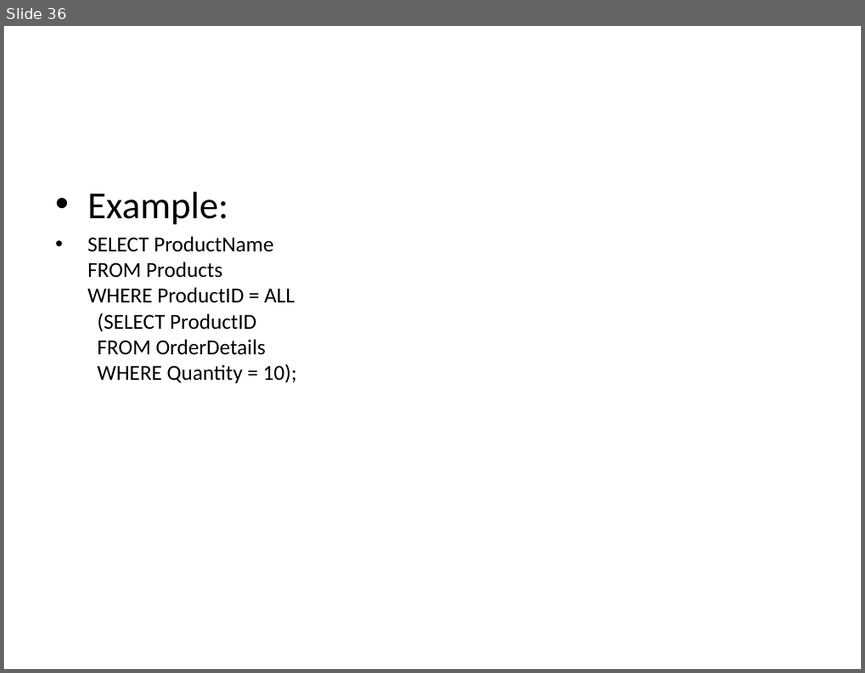
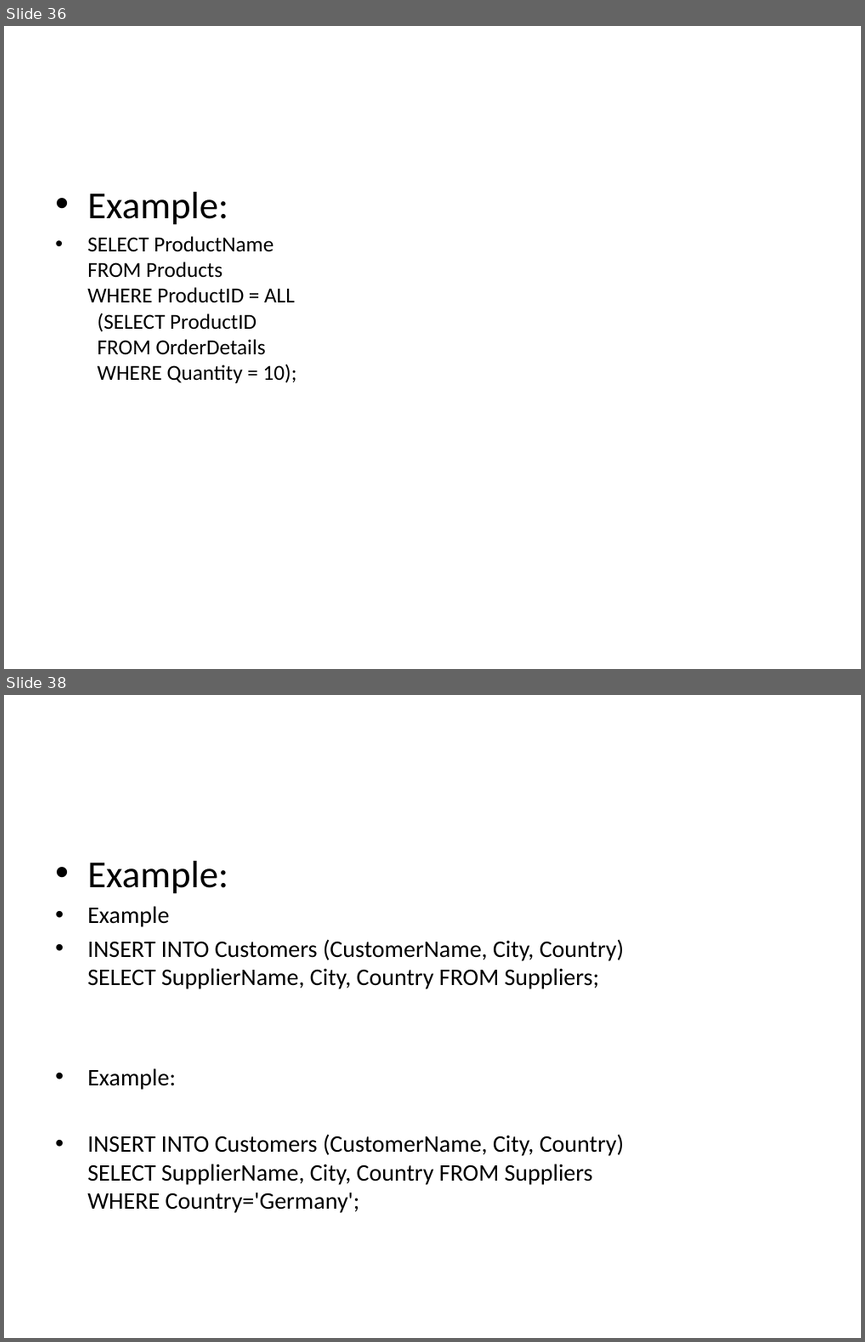
Before and after one commit to goudp4959/Oracle, a slide deck: SQL-latest.pptx. Shown one above the other, each under a label of ours: slide 36 before the commit, slides 36 and 38 after it; the slides between them are not shown. The pictures are 865x673 and 865x1342 pixels, drawn with LibreOffice and Linux fonts; fonts in the diff are those of the drawing. Boxes give left, top, right and bottom in pixels: in the first picture for what was removed or moved away, otherwise in the second. Text is boxed around its words. In the diff, an @@ line names an element or a change of style, - is before the commit and + after.

```diff
--- a/SQL-latest.pptx
+++ b/SQL-latest.pptx
@@ slide 38 added at <box>4,695,861,1338</box>, background #FFFFFF @@
@@ text added at <box>87,861,624,1213</box>, 20 pt, text #000000 @@
+• Example:
+• Example
+• INSERT INTO Customers (CustomerName, City, Country)
+  SELECT SupplierName, City, Country FROM Suppliers;
+• Example:
+• INSERT INTO Customers (CustomerName, City, Country)
+  SELECT SupplierName, City, Country FROM Suppliers
+  WHERE Country='Germany';
```
Also in this commit, not shown: 13 other slides added.
